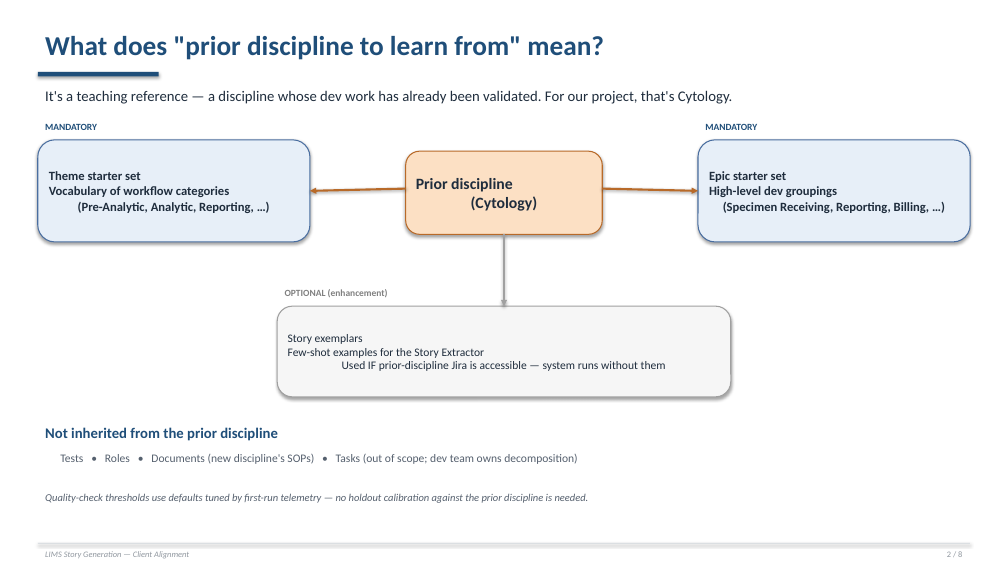
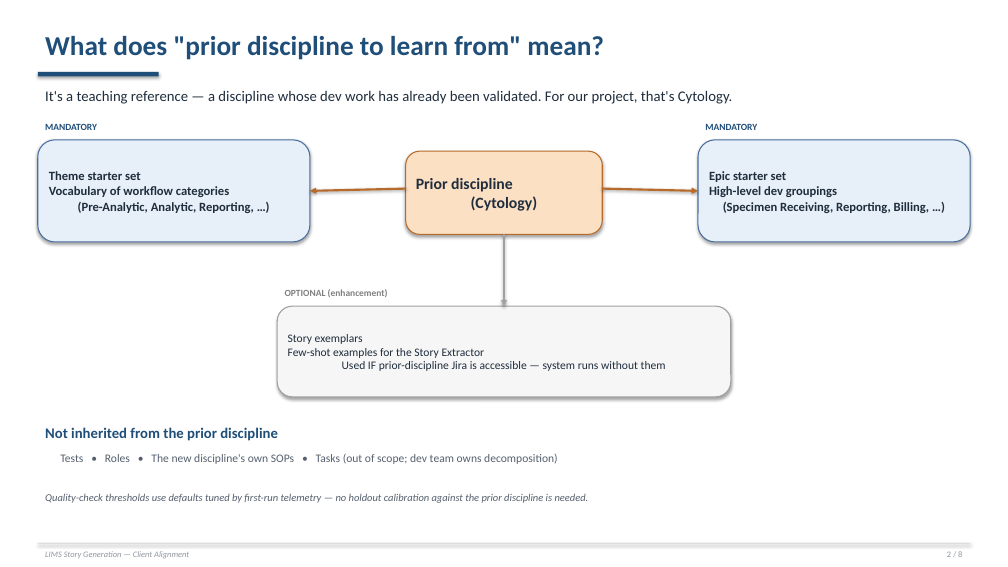
Before and after one commit to Rajneesh-Tiwari/LabReq_agent, a slide deck: slide 2 of client_alignment_deck.pptx. Drawn at 1008x567 pixels with LibreOffice and Linux fonts; fonts in the diff are those of the drawing. Boxes give left, top, right and bottom in pixels: in the first picture for what was removed or moved away, otherwise in the second. Text is boxed around its words. In the diff, an @@ line names an element or a change of style, - is before the commit and + after.

```diff
--- a/client_alignment_deck.pptx
+++ b/client_alignment_deck.pptx
@@ text at (x1=60, y1=454, x2=557, y2=464): text changed @@
-Tests • Roles • Documents (new discipline's SOPs) • Tasks (out of scope; dev team owns decomposition)
+Tests • Roles • The new discipline's own SOPs • Tasks (out of scope; dev team owns decomposition)
```
Also in this commit, not shown: 7 other slides changed, 1 other file.
